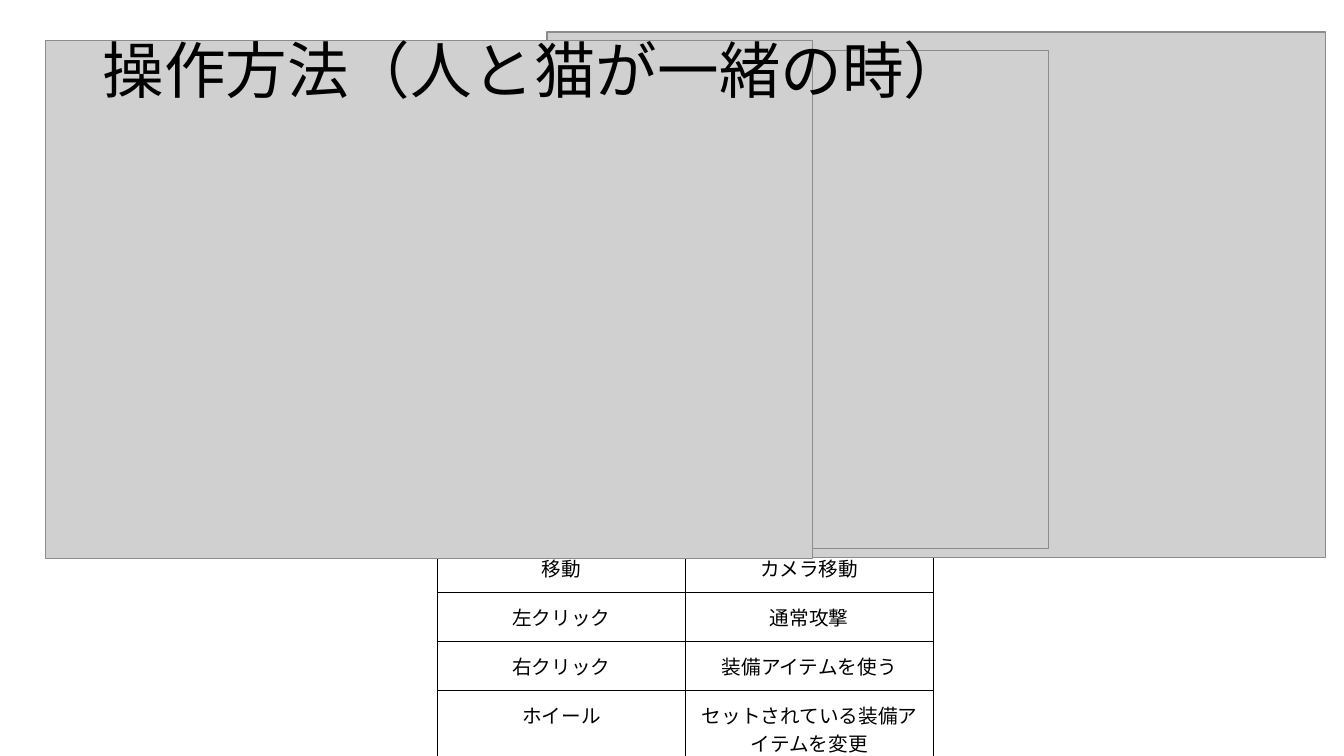
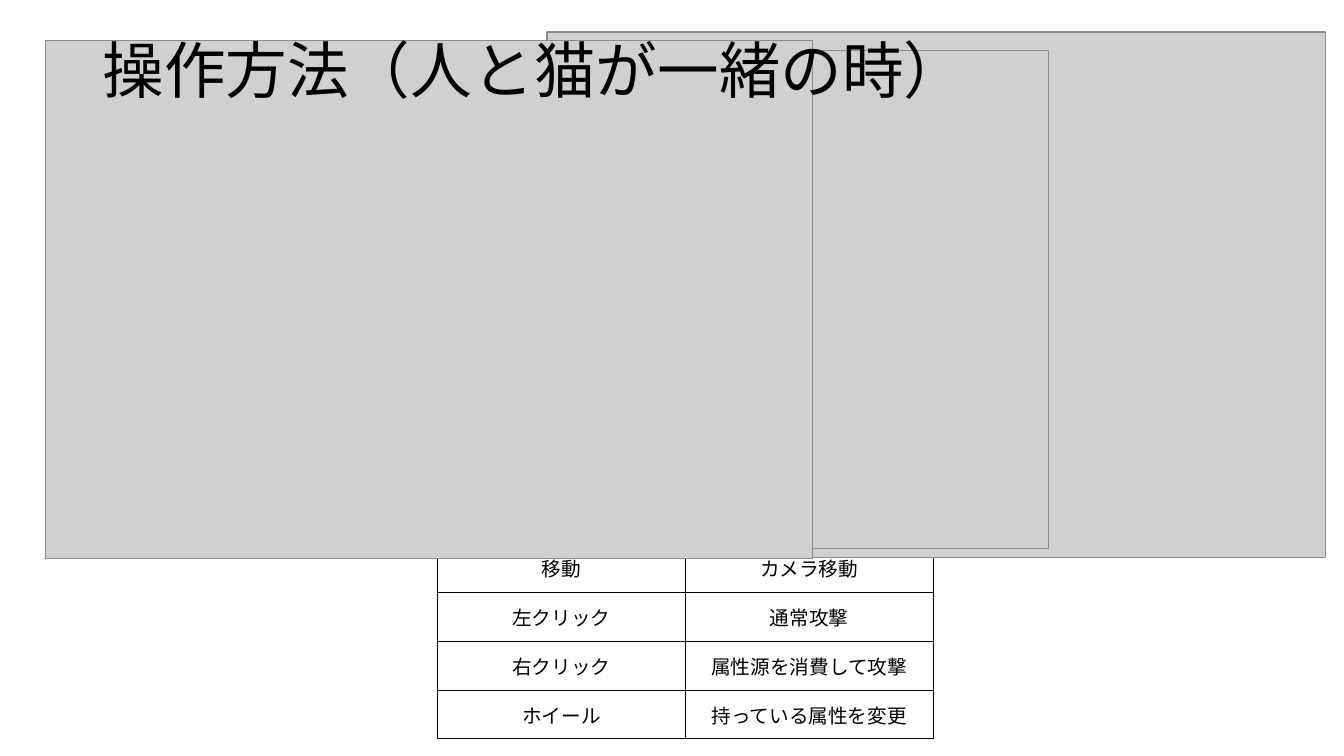
Before and after one commit to 2023Game/07Nakamoto, a slide deck: slide 6 of 3年後期/企画/ゲーム企画書5_提出 .pptx (slide 5 before the commit). Drawn at 1344x756 pixels with LibreOffice and Linux fonts; fonts in the diff are those of the drawing; grey boxes stand for pictures. Boxes give left, top, right and bottom in pixels: in the first picture for what was removed or moved away, otherwise in the second. Text is boxed around its words. In the diff, an @@ line names an element or a change of style, - is before the commit and + after.

```diff
--- a/3年後期/企画/ゲーム企画書5_提出 .pptx
+++ b/3年後期/企画/ゲーム企画書5_提出 .pptx
@@ table at (438,495,934,729) @@
-row 4, column 2: 装備アイテムを使う
+row 4, column 2: 属性源を消費して攻撃
-row 5, column 2: セットされている装備アイテムを変更
+row 5, column 2: 持っている属性を変更
```
Also in this commit, not shown: 4 other slides changed, 3 slides added, 2 slides removed, 6 other files.
